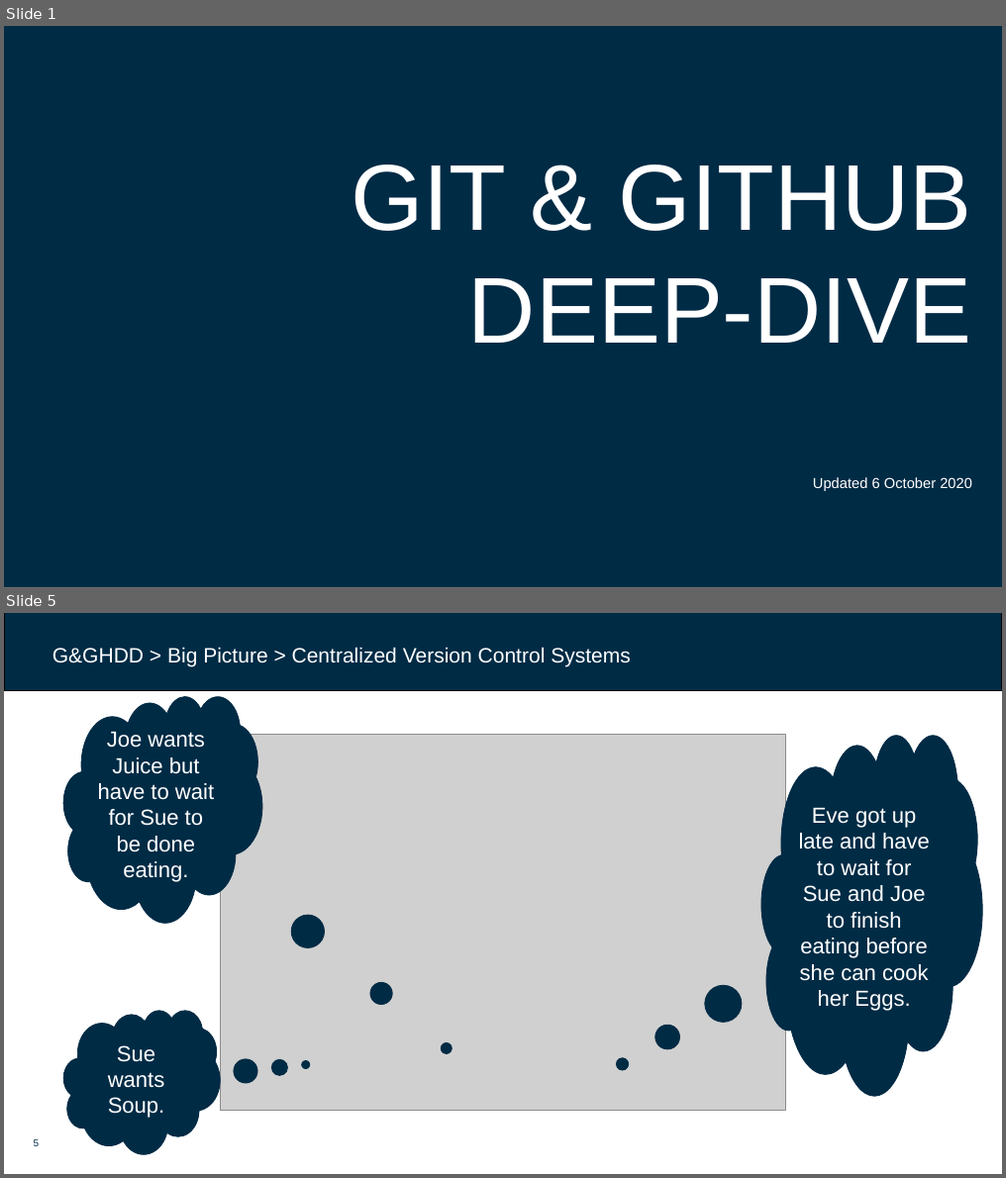
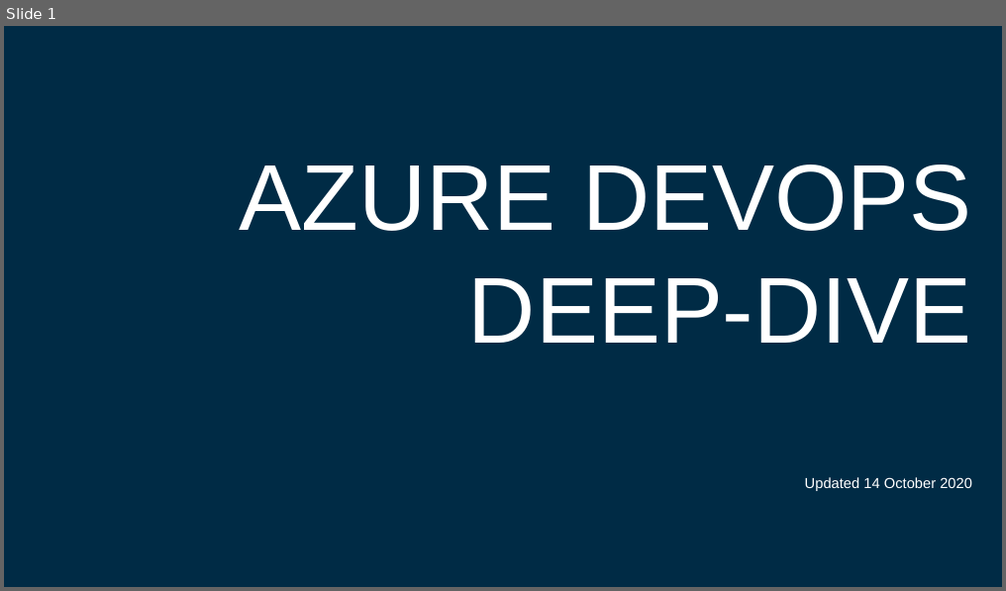
Before and after one commit to dfds/dojo, a slide deck: workshops/ado-deep-dive/ado-deep-dive.pptx. Shown one above the other, each under a label of ours: slides 1 and 5 before the commit, slide 1 after it; the slides between them are not shown. The pictures are 1006x1178 and 1006x591 pixels, drawn with LibreOffice and Linux fonts; fonts in the diff are those of the drawing; grey boxes stand for pictures; background and template pictures are left out. Boxes give left, top, right and bottom in pixels: in the first picture for what was removed or moved away, otherwise in the second. Text is boxed around its words. In the diff, an @@ line names an element or a change of style, - is before the commit and + after.

```diff
--- a/workshops/ado-deep-dive/ado-deep-dive.pptx
+++ b/workshops/ado-deep-dive/ado-deep-dive.pptx
@@ slide 5 removed at (4, 613, 1002, 1174), background #FFFFFF @@
@@ rectangle removed at (4, 613, 1002, 691) @@
@@ rectangle removed at (46, 639, 708, 671) @@
-G&GHDD > Big Picture > Centralized Version Control Systems
@@ thought cloud removed at (63, 696, 262, 922) @@
-Joe wants Juice but have to wait for Sue to be done eating.
@@ picture removed at (221, 735, 786, 1111) @@
@@ thought cloud removed at (761, 735, 982, 1095) @@
-Eve got up late and have to wait for Sue and Joe to finish eating before she can cook her Eggs.
@@ thought cloud removed at (63, 1011, 221, 1155) @@
-Sue wants Soup.
@@ page number removed at (34, 1140, 40, 1147) @@
-5
@@ slide 1 changed as well @@
@@ title at (240, 165, 972, 491): text changed @@
-GIT & GITHUB
-DEEP-DIVE
-Updated 6 October 2020
+AZURE DEVOPS
+DEEP-DIVE
+Updated 14 October 2020
```
Also in this commit, not shown: 4 other slides changed, 3 slides added, 30 other slides removed.
